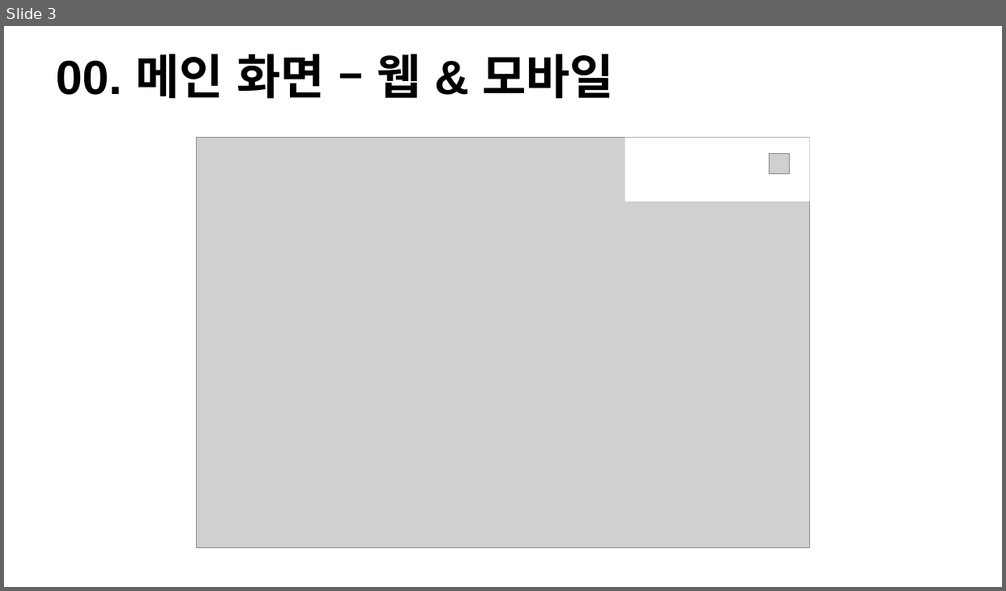
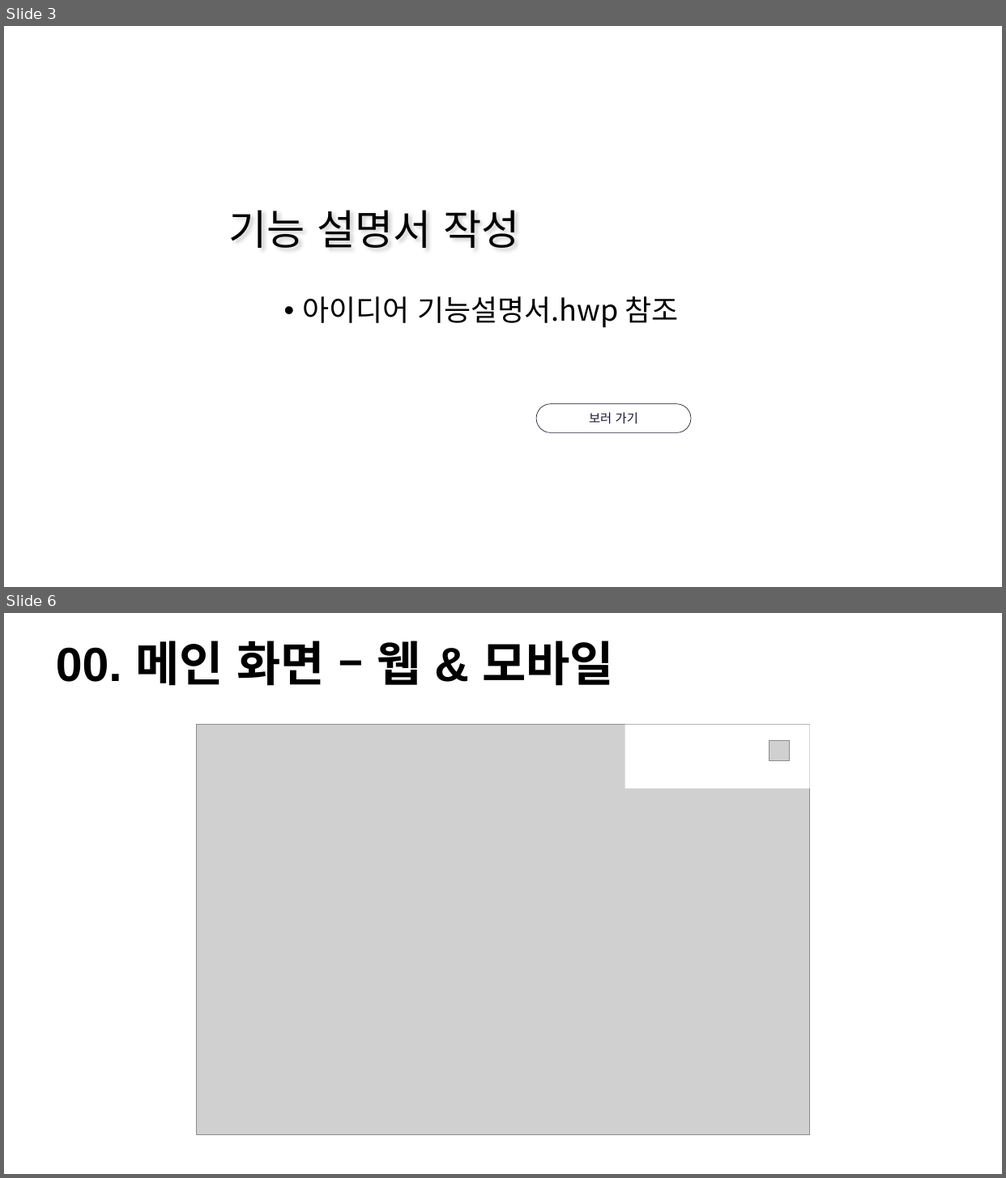
Before and after one commit to Bik00/WD3A5_Project, a slide deck: 스토리보드/스토리보드 - ppt.pptx. Shown one above the other, each under a label of ours: slide 3 before the commit, slides 3 and 6 after it; the slides between them are not shown. The pictures are 1006x591 and 1006x1178 pixels, drawn with LibreOffice and Linux fonts; fonts in the diff are those of the drawing; grey boxes stand for pictures. Boxes give left, top, right and bottom in pixels: in the first picture for what was removed or moved away, otherwise in the second. Text is boxed around its words. In the diff, an @@ line names an element or a change of style, - is before the commit and + after.

Commit message:
중권이 설득 자료
아이디어 통과하자 OTL

```diff
--- a/스토리보드/스토리보드 - ppt.pptx
+++ b/스토리보드/스토리보드 - ppt.pptx
@@ slide 3 added at bbox=[4, 26, 1002, 587], background #FFFFFF @@
@@ text added at bbox=[229, 210, 519, 248], 40 pt, text #000000 @@
+기능 설명서 작성
@@ text added at bbox=[303, 297, 679, 328], 28 pt, text #000000 @@
+• 아이디어 기능설명서.hwp 참조
@@ rounded rectangle added at bbox=[536, 404, 691, 433], outline #1B162C 0.5 pt, 12 pt, text #1B162C @@
+보러 가기
@@ what was slide 3 is now slide 6 @@
```
Also in this commit, not shown: 2 slides changed, 2 other slides added, 24 other files.
